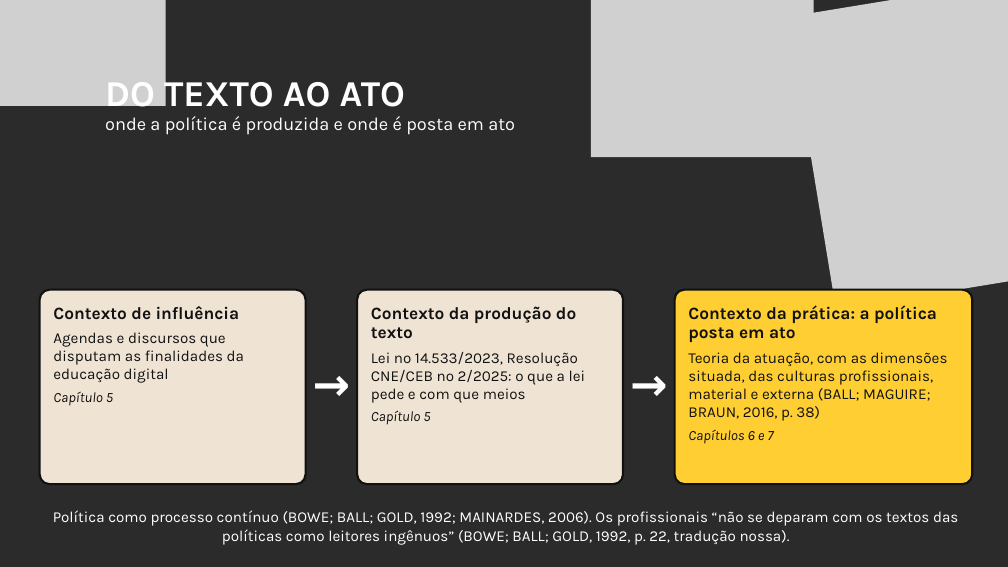
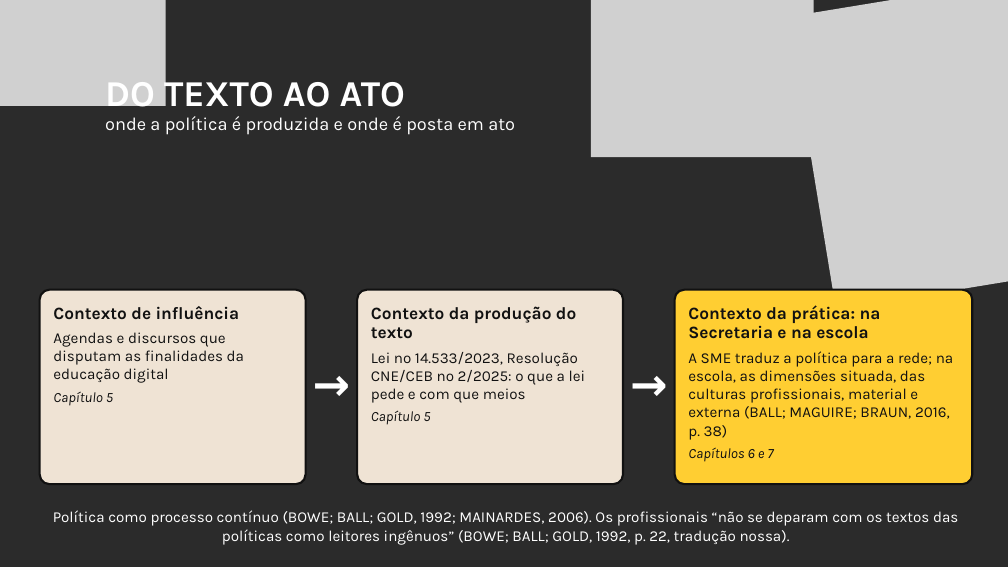
Before and after one commit to yzynya-beep/Tese, a slide deck: slide 13 of apresentacao_qualificacao/Qualificacao_PNED_Pipa.pptx. Drawn at 1008x567 pixels with LibreOffice and Linux fonts; fonts in the diff are those of the drawing; grey boxes stand for pictures; background and template pictures are left out; a plain dark background stands for a picture behind light text. Boxes give left, top, right and bottom in pixels: in the first picture for what was removed or moved away, otherwise in the second. Text is boxed around its words. In the diff, an @@ line names an element or a change of style, - is before the commit and + after.

```diff
--- a/apresentacao_qualificacao/Qualificacao_PNED_Pipa.pptx
+++ b/apresentacao_qualificacao/Qualificacao_PNED_Pipa.pptx
@@ text in rounded rectangle at bbox=[688, 305, 954, 440]: text changed @@
-Contexto da prática: a política posta em ato
-Teoria da atuação, com as dimensões situada, das culturas profissionais, material e externa (BALL; MAGUIRE; BRAUN, 2016, p. 38)
+Contexto da prática: na Secretaria e na escola
+A SME traduz a política para a rede; na escola, as dimensões situada, das culturas profissionais, material e externa (BALL; MAGUIRE; BRAUN, 2016, p. 38)
```
Also in this commit, not shown: 15 other slides changed, 1 slide added, 5 other files.
